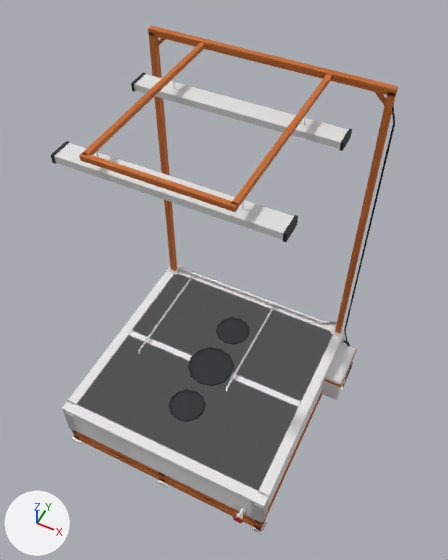
The glTF model assets/HydroponicStationLarge.glb as it was, and as the next commit left it.
Camera for both pictures: a 50 mm lens placed at (1.53, -2.8, 5.32), pointed at (0.08, 0.11, 1.69). Every picture has the same lights, and +X, +Y and +Z are marked at lower left. The older version comes first. Where no turn or scale is listed for an object, it has been applied to the vertices. Vertices at exactly the same position are counted once.

In view in the first picture: 'Dark', 'Dark.002', 'Dark.003', 'FrameOrange', 'RimGrey', 'RimGrey.001', 'RimGrey.002', 'Slate', 'Steel', 'TubGrey' and 2 more.
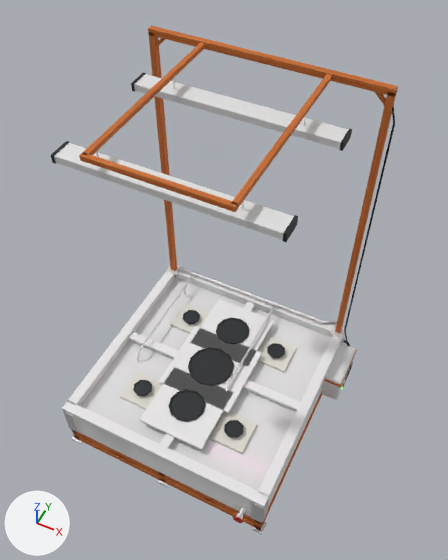
The edits, one by one:
me_mesh_12 is used by ob_rimgrey_001; location (0.0, 0.0, 0.0).
me_mesh_12 had 16 vertices, 24 faces and spanned x -0.87..0.87, y -0.87..0.87, z 0.55..0.56.
me_mesh_12 now has 16 vertices, 24 faces and spans x -0.3..0.3, y -0.75..0.75, z 0.55..0.56.
me_mesh_12 part 1: the loose piece of 8 vertices spanning x -0.87..0.87, y 0.03..0.87, z 0.55..0.56 is scaled about its middle by (0.347, 0.719, 1).
me_mesh_12 part 2: the loose piece of 8 vertices spanning x -0.87..0.87, y -0.87..-0.03, z 0.55..0.56 is scaled about its middle by (0.347, 0.719, 1).
me_mesh_14 is used by ob_rimgrey_002; location (0.0, 0.0, 0.0).
me_mesh_14 had 8 vertices, 12 faces and spanned x -0.87..0.87, y -0.87..0.87, z 0.55..0.56.
me_mesh_14 now has 8 vertices, 12 faces and spans x -0.35..0.35, y -0.35..0.35, z 0.55..0.56.
me_mesh_14 part 3: the whole mesh is scaled about its middle by (0.405, 0.405, 1).

What differs and where, as boxes (x1, y1, x2, y2) in the pictures (448 x 560 px; the box of a moved part takes in the faces that stretch with it):
'RimGrey.002', rescaled (59% narrower, 59% shorter)
    before: (78, 274, 332, 490)
    after: (158, 326, 262, 414)
'RimGrey.001', reshaped (47% narrower, 30% shorter)
    before: (77, 274, 332, 491)
    after: (140, 299, 274, 450)
part 1 of me_mesh_12, moved or reshaped
    before: (134, 274, 332, 400)
    after: (190, 299, 274, 366)
part 2 of me_mesh_12, moved or reshaped
    before: (77, 337, 297, 491)
    after: (140, 367, 233, 450)
'Water', unchanged, uncovered by the edit
    before: (258, 337, 332, 491)
    after: (80, 278, 332, 491)
'Raft', unchanged, uncovered by the edit
    after: (120, 303, 297, 454)
